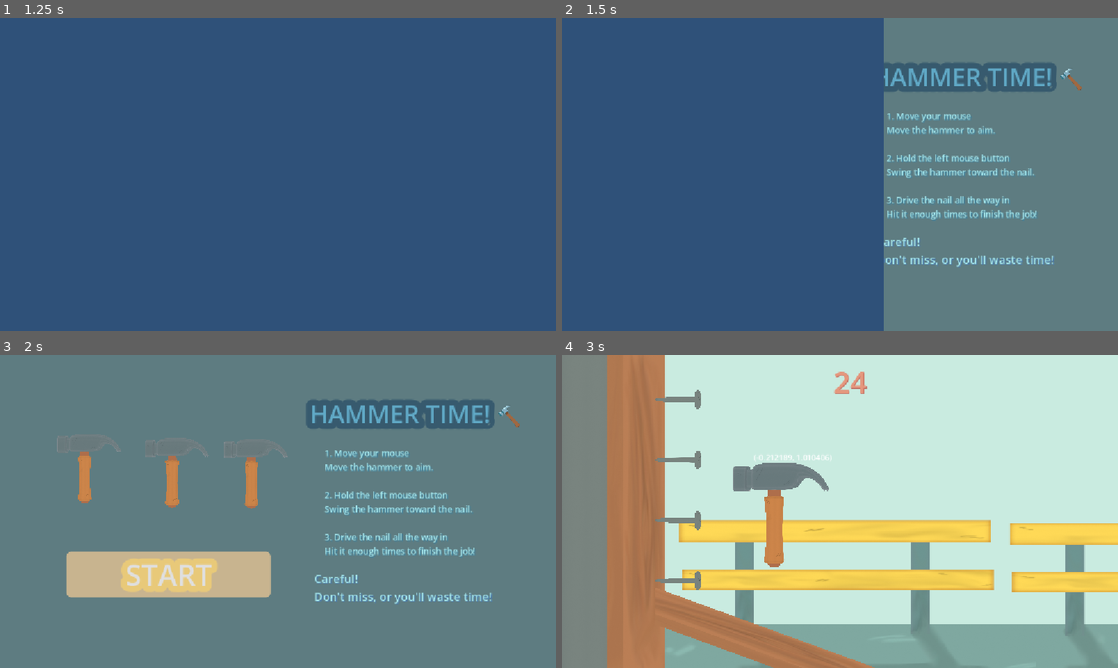
Above: before the commit, frames 1-4 (two rows, left to right).
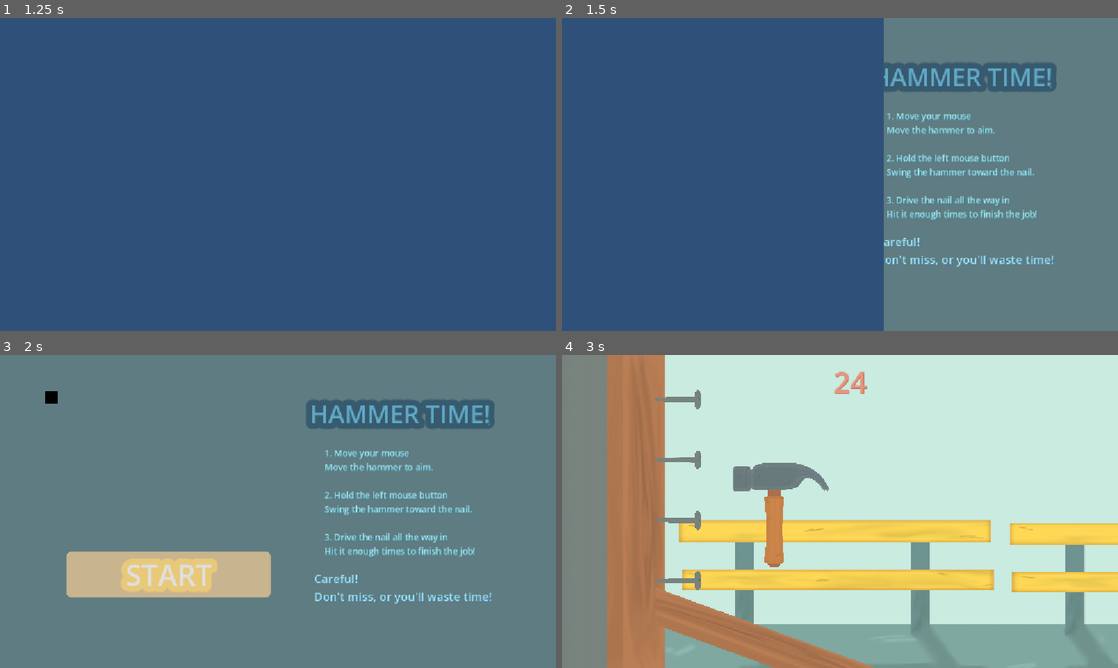
Above: after the commit, the same moments.

Repository: Ajo-Subarjo/Nail-It
Game: Godot game, scene res://scene/main_screen.tscn
Two runs of this game, one before a commit and one after it. Both use one fixed random seed, a clock stepped at 60 frames per second and the inputs below. Video files are missing from this copy of the repository; at most half a second of black plays in their place.
Inputs (mouse positions are in pixels of both pictures, inside the frame that each line leads up to):
- Up to frame 1 (1.25 s): click "Play" at 0.5 s
- Up to frame 2 (1.5 s): click "START" at 1.25 s
- Up to frame 3 (2 s): no input
- Up to frame 4 (3 s): click "START" at 2 s; click (762, 477) at 2.75 s

Frame 1 is identical in both runs. In frame 2, less than 0.1% of the frame differs, in the area x 89-94%, y 16-24%; in frame 3, 1.2%, in the area x 8-94%, y 11-50%; in frame 4, less than 0.1%.

Commit message:
adding vidio tutorial

Diff:
--- a/scene/level_1.tscn
+++ b/scene/level_1.tscn
@@ -8,6 +8,7 @@
 [ext_resource type="Texture2D" uid="uid://crn63tdaj2fis" path="res://sprite/wood.png" id="6_lsoxn"]
 [ext_resource type="Texture2D" uid="uid://d3lw0etag6kny" path="res://sprite/background.png" id="7_lsoxn"]
 [ext_resource type="Texture2D" uid="uid://cubhp5jedgn2k" path="res://sprite/background1.png" id="8_x17xt"]
+[ext_resource type="VideoStream" uid="uid://bsryr8f6cvfr1" path="res://video/level 1.ogv" id="10_1gcq6"]
 [ext_resource type="Script" uid="uid://c72mw3aitqcc5" path="res://script/failed_scene.gd" id="10_ri5j0"]
 
 [sub_resource type="RectangleShape2D" id="RectangleShape2D_u3gf8"]
@@ -380,7 +381,7 @@
 
 [sub_resource type="Animation" id="Animation_tlh70"]
 resource_name = "WIN"
-length = 0.19999999999999998
+length = 0.2
 tracks/0/type = "value"
 tracks/0/imported = false
 tracks/0/enabled = true
@@ -694,6 +695,7 @@
 texture = ExtResource("5_70cbr")
 
 [node name="Label" type="Label" parent="Hammer" unique_id=664521887]
+visible = false
 offset_left = -19.0
 offset_top = -51.0
 offset_right = 21.0
@@ -1055,7 +1057,6 @@
 libraries/ = SubResource("AnimationLibrary_hidkv")
 
 [node name="tutorial" type="Control" parent="." unique_id=816535978]
-visible = false
 z_index = 3
 layout_mode = 3
 anchors_preset = 0
@@ -1107,7 +1108,7 @@
 theme_override_colors/font_outline_color = Color(0.21451995, 0.3526927, 0.4309614, 1)
 theme_override_constants/outline_size = 50
 theme_override_font_sizes/font_size = 51
-text = "HAMMER TIME! 🔨"
+text = "HAMMER TIME! "
 
 [node name="Label3" type="Label" parent="tutorial" unique_id=1791968507]
 layout_mode = 0
@@ -1124,29 +1125,6 @@
 Careful!
 Don't miss, or you'll waste time!"
 
-[node name="health_group" type="Control" parent="tutorial" unique_id=1137081974]
-anchors_preset = 0
-offset_right = 1158.0
-offset_bottom = 610.0
-
-[node name="Hammer" type="Sprite2D" parent="tutorial/health_group" unique_id=697850495]
-z_index = 2
-position = Vector2(194, 236)
-scale = Vector2(0.08, 0.08)
-texture = ExtResource("5_70cbr")
-
-[node name="Hammer2" type="Sprite2D" parent="tutorial/health_group" unique_id=804811846]
-z_index = 2
-position = Vector2(539, 247)
-scale = Vector2(0.08, 0.08)
-texture = ExtResource("5_70cbr")
-
-[node name="Hammer3" type="Sprite2D" parent="tutorial/health_group" unique_id=1474609813]
-z_index = 2
-position = Vector2(375, 245)
-scale = Vector2(0.08, 0.08)
-texture = ExtResource("5_70cbr")
-
 [node name="Button" type="Button" parent="tutorial" unique_id=1827317681]
 layout_mode = 0
 offset_left = 150.0
@@ -1162,6 +1140,18 @@
 theme_override_styles/hover = SubResource("StyleBoxFlat_1gcq6")
 text = "START"
 
+[node name="VideoStreamPlayer" type="VideoStreamPlayer" parent="tutorial" unique_id=708218490]
+z_index = 3
+layout_mode = 0
+offset_left = 106.0
+offset_top = 80.0
+offset_right = 1386.0
+offset_bottom = 800.0
+scale = Vector2(0.405, 0.405)
+stream = ExtResource("10_1gcq6")
+autoplay = true
+loop = true
+
 [connection signal="body_entered" from="nail group/Nail/Hitbox" to="nail group/Nail" method="_on_hitbox_body_entered"]
 [connection signal="body_entered" from="nail group/Nail2/Hitbox" to="nail group/Nail2" method="_on_hitbox_body_entered"]
 [connection signal="body_entered" from="nail group/Nail3/Hitbox" to="nail group/Nail3" method="_on_hitbox_body_entered"]
--- a/scene/level_2.tscn
+++ b/scene/level_2.tscn
@@ -10,6 +10,7 @@
 [ext_resource type="Texture2D" uid="uid://b4tqryn8kd5ie" path="res://sprite/painter roll.png" id="7_ds6wj"]
 [ext_resource type="Script" uid="uid://c72mw3aitqcc5" path="res://script/failed_scene.gd" id="9_txbx5"]
 [ext_resource type="Texture2D" uid="uid://0r5o3gguc28g" path="res://sprite/hammer.png" id="10_lh1ov"]
+[ext_resource type="VideoStream" uid="uid://dyn5kopoacvwy" path="res://video/level 2.ogv" id="11_lh1ov"]
 
 [sub_resource type="RectangleShape2D" id="RectangleShape2D_u3gf8"]
 size = Vector2(164.875, 198.5)
@@ -379,7 +380,7 @@
 
 [sub_resource type="Animation" id="Animation_tlh70"]
 resource_name = "WIN"
-length = 0.19999999999999998
+length = 0.2
 tracks/0/type = "value"
 tracks/0/imported = false
 tracks/0/enabled = true
@@ -627,6 +628,7 @@
 texture = ExtResource("7_ds6wj")
 
 [node name="Label" type="Label" parent="painter" unique_id=621442348]
+visible = false
 offset_right = 40.0
 offset_bottom = 23.0
 metadata/_edit_use_anchors_ = true
@@ -924,7 +926,6 @@
 libraries/ = SubResource("AnimationLibrary_txbx5")
 
 [node name="tutorial" type="Control" parent="." unique_id=1928652356]
-visible = false
 z_index = 3
 layout_mode = 3
 anchors_preset = 0
@@ -978,7 +979,7 @@
 theme_override_colors/font_outline_color = Color(0.21451995, 0.3526927, 0.4309614, 1)
 theme_override_constants/outline_size = 50
 theme_override_font_sizes/font_size = 51
-text = "PAINT IT! 🎨"
+text = "PAINT IT! "
 
 [node name="Label3" type="Label" parent="tutorial" unique_id=1708882209]
 layout_mode = 0
@@ -993,29 +994,6 @@
 theme_override_font_sizes/font_size = 24
 text = "Cover the required area before
 Time runs out!"
-
-[node name="health_group" type="Control" parent="tutorial" unique_id=250318888]
-anchors_preset = 0
-offset_right = 1158.0
-offset_bottom = 610.0
-
-[node name="Hammer" type="Sprite2D" parent="tutorial/health_group" unique_id=1089301200]
-z_index = 2
-position = Vector2(194, 236)
-scale = Vector2(0.08, 0.08)
-texture = ExtResource("10_lh1ov")
-
-[node name="Hammer2" type="Sprite2D" parent="tutorial/health_group" unique_id=1702150754]
-z_index = 2
-position = Vector2(539, 247)
-scale = Vector2(0.08, 0.08)
-texture = ExtResource("10_lh1ov")
-
-[node name="Hammer3" type="Sprite2D" parent="tutorial/health_group" unique_id=435739287]
-z_index = 2
-position = Vector2(375, 245)
-scale = Vector2(0.08, 0.08)
-texture = ExtResource("10_lh1ov")
 
 [node name="Button" type="Button" parent="tutorial" unique_id=996081027]
 layout_mode = 0
@@ -1032,6 +1010,18 @@
 theme_override_styles/hover = SubResource("StyleBoxFlat_irr0h")
 text = "START"
 
+[node name="VideoStreamPlayer" type="VideoStreamPlayer" parent="tutorial" unique_id=62517199]
+z_index = 3
+layout_mode = 0
+offset_left = 106.0
+offset_top = 69.0
+offset_right = 1386.0
+offset_bottom = 789.0
+scale = Vector2(0.405, 0.405)
+stream = ExtResource("11_lh1ov")
+autoplay = true
+loop = true
+
 [connection signal="body_entered" from="Refill" to="." method="_on_refill_body_entered"]
 [connection signal="button_down" from="painter/Button" to="painter" method="_on_painter_down"]
 [connection signal="button_up" from="painter/Button" to="painter" method="_on_painter_up"]
Not shown, added: video/level 1.ogg.import
Not shown, added: video/level 1.ogg.uid
Not shown, added: video/level 1.ogv.uid
Not shown, added: video/level 2.ogg.import
Not shown, added: video/level 2.ogg.uid
Not shown, added: video/level 2.ogv.uid
Not shown, changed: BUILD/build/index.html
Not shown, changed: BUILD/build/index.pck
Not shown, changed: BUILD/build_it.zip
Not shown, added: video/level 1.ogv
Not shown, added: video/level 2.ogv
